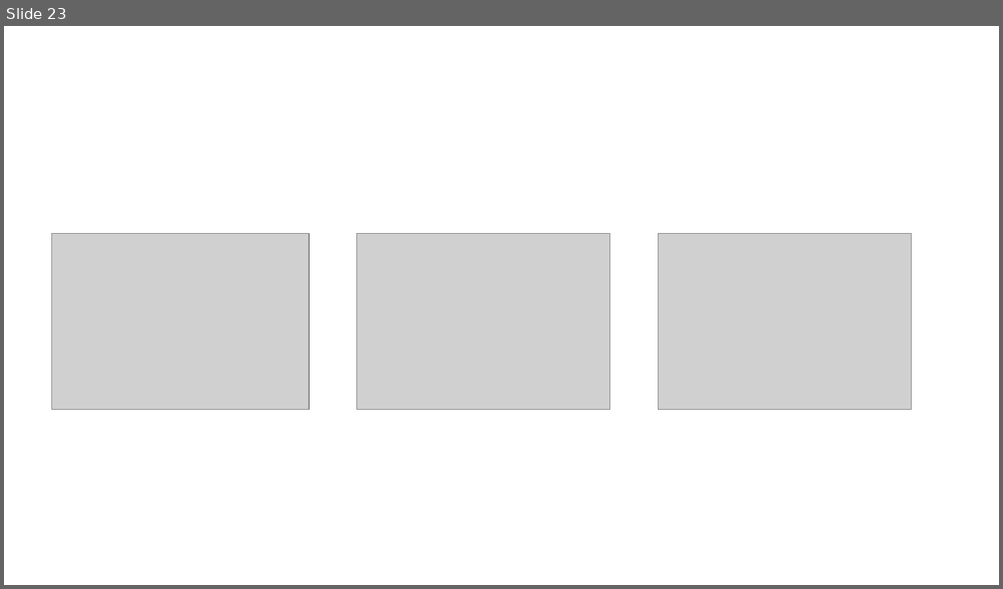
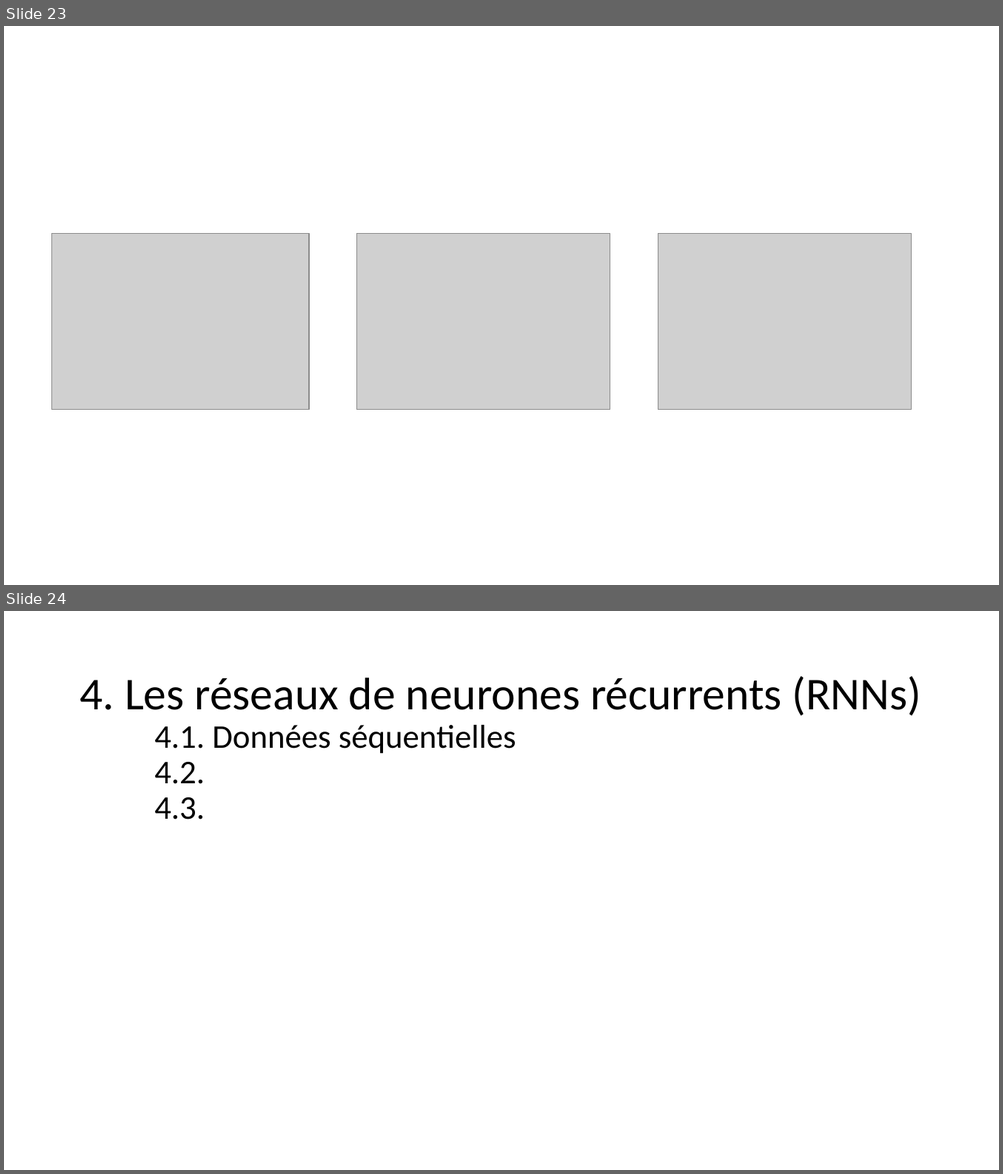
Before and after one commit to jolindien-git/jolindien-git.github.io, a slide deck: Intelligence Artificielle et Analyse de donnees.pptx. Shown one above the other, each under a label of ours: slide 23 before the commit, slides 23 and 24 after it. The pictures are 1003x589 and 1003x1174 pixels, drawn with LibreOffice and Linux fonts; fonts in the diff are those of the drawing; grey boxes stand for pictures. Boxes give left, top, right and bottom in pixels: in the first picture for what was removed or moved away, otherwise in the second. Text is boxed around its words. In the diff, an @@ line names an element or a change of style, - is before the commit and + after.

```diff
--- a/Intelligence Artificielle et Analyse de donnees.pptx
+++ b/Intelligence Artificielle et Analyse de donnees.pptx
@@ slide 24 added at <box>4,611,999,1170</box>, background #FFFFFF @@
@@ title added at <box>79,676,921,820</box>, 44 pt, text #000000 @@
+4. Les réseaux de neurones récurrents (RNNs)
+4.1. Données séquentielles
+4.2.
+4.3.
```
Also in this commit, not shown: 1 slide changed, 3 other slides added, 1 other file.
